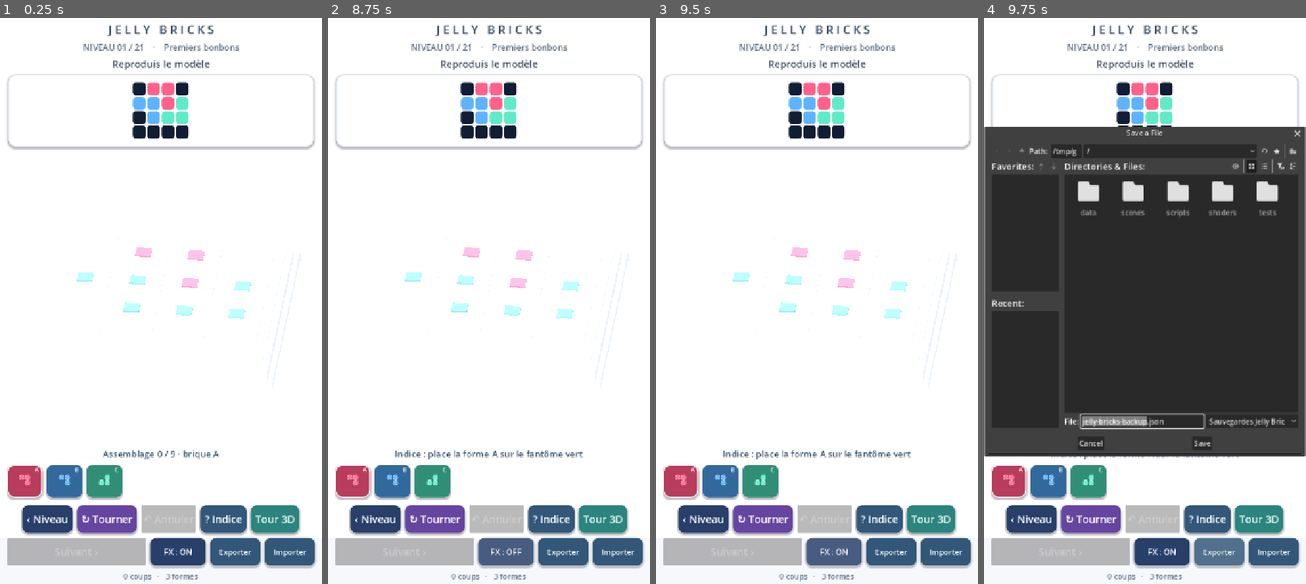
Above: before the commit, frames 1-4 (left to right).
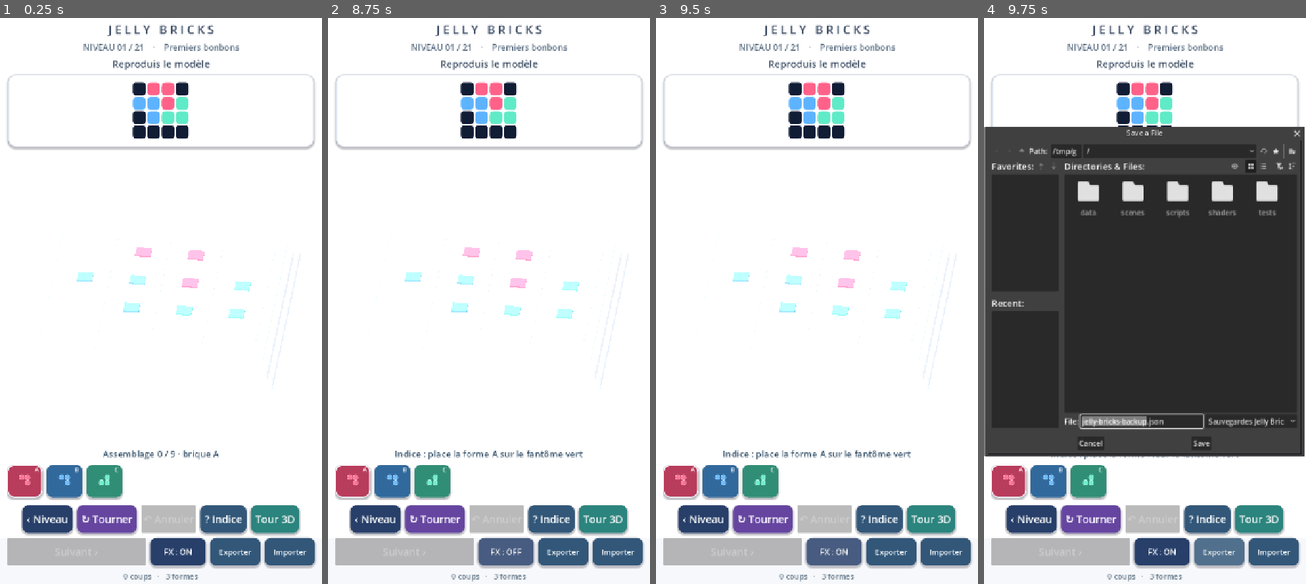
Above: after the commit, the same moments.

Repository: dbrckk/Jelly-bricks
Game: Godot game, scene res://scenes/main.tscn
Same seed, same stepped clock (60 frames per second), same inputs: the game is played once before the commit and once after it.
Inputs (mouse positions are in pixels of both pictures, inside the frame that each line leads up to):
- Up to frame 1 (0.25 s): no input
- Up to frame 2 (8.75 s): click (353, 482) at 0.52 s; click (392, 482) at 1.27 s; click (431, 482) at 2.02 s; click "‹ Niveau" at 2.75 s; click "↻ Tourner" at 3.5 s; click "? Indice" at 4.25 s; click "Tour 3D" at 5 s; click "↓ Poser" at 5.75 s; click "↶ Annuler" at 6.5 s; click "‹ Puzzles" at 7.25 s; click "FX : ON" at 8 s
- Up to frame 3 (9.5 s): click "FX : OFF" at 8.75 s
- Up to frame 4 (9.75 s): click "Exporter" at 9.5 s

Frames 1-3 are identical in both runs. In frame 4, 1.0% of the frame differs, in the area x 25-100%, y 19-78%.

Commit message:
fix(android): prevent studio 3D save loss with atomic recovery in 0.9.45
* fix(android): validate and atomically preserve studio 3D saves before gameplay feedback

* test(godot): recover malformed and tampered studio save without clobbering backup

* fix(test): escape intentional truncated JSON GDScript literal correctly

* build(android): bump Jelly Bricks studio recovery to 0.9.45

Diff:
--- a/native-godot/scripts/stack_mode.gd
+++ b/native-godot/scripts/stack_mode.gd
@@ -1062,6 +1062,15 @@
     _stop_motion()
     bricks.append(entry)
     _rebuild_occupancy()
+    # Persist the actual structural move before showing a successful landing.
+    # If storage is full or unavailable, do not mislead the player with
+    # a brick that will silently disappear on the next Android launch.
+    if not _save():
+        bricks.pop_back()
+        _rebuild_occupancy()
+        host._play_feedback("reject", 10)
+        _refresh_labels("Stockage indisponible · brique non posée")
+        return
     _refresh_caustics()
     var node := _build_piece(entry, false)
     node.position = _world_position(entry) + Vector3(0, .85, 0)
@@ -1087,7 +1096,6 @@
     # fixed-size CPU emitter pool rather than allocating extra effects.
     host.candy_fx.landing(_world_position(entry), Color(COLORS[selected_color]), true)
     host._play_feedback("place", 23)
-    _save()
     _refresh_preview()
     _apply_camera()
     _refresh_labels("Brique posée · continue la pile")
@@ -1146,16 +1154,23 @@
 func _undo() -> void:
     if bricks.is_empty():
         return
-    bricks.pop_back()
+    var removed: Dictionary = bricks.pop_back()
+    if not _save():
+        bricks.append(removed)
+        _refresh_labels("Stockage indisponible · annulation conservée")
+        return
     _rebuild()
-    _save()
     host._play_feedback("undo", 9)
     _refresh_labels("Dernière brique retirée")
 
 func _reset() -> void:
+    var previous: Array[Dictionary] = bricks.duplicate(true)
     bricks.clear()
+    if not _save():
+        bricks = previous
+        _refresh_labels("Stockage indisponible · atelier conservé")
+        return
     _rebuild()
-    _save()
     _refresh_labels("Atelier vide · commence une nouvelle pile")
 
 func _load_entries(raw: Variant) -> bool:
@@ -1192,15 +1207,29 @@
     bricks = verified
     return true
 
+## Validate the complete structure rather than trusting a parseable JSON
+## object with a 'schema' field. A bad primary must never supersede a good
+## secondary generation, including after an autosave following recovery.
+func _read_valid_studio_file(path: String) -> Dictionary:
+    if not FileAccess.file_exists(path):
+        return {}
+    var parser := JSON.new()
+    if parser.parse(FileAccess.get_file_as_string(path)) != OK \
+            or not parser.data is Dictionary:
+        return {}
+    var record: Dictionary = parser.data
+    if record.get("schema", -1) != 1:
+        return {}
+    var verified: Dictionary = SAVE_TRANSFER.validate_studio(
+        record.get("bricks", null))
+    return verified if verified.get("ok", false) else {}
+
 func _restore_or_seed() -> void:
-    # Recover an interrupted/corrupted primary file using the last verified
-    # generation before falling back to the authored starter sculpture.
+    # Retain a structurally verified backup if an Android process stops
+    # between the temporary write and the primary-file rename.
     for source in [SAVE_PATH, SAVE_PATH + ".bak"]:
-        if not FileAccess.file_exists(source):
-            continue
-        var raw: Variant = JSON.parse_string(FileAccess.get_file_as_string(source))
-        if raw is Dictionary and raw.get("schema", -1) == 1 \
-                and _load_entries(raw.get("bricks", [])):
+        var verified: Dictionary = _read_valid_studio_file(source)
+        if verified.get("ok", false) and _load_entries(verified["bricks"]):
             return
     _seed_showcase()
 
@@ -1257,11 +1286,26 @@
         return false
     f.store_string(JSON.stringify({"schema": 1, "bricks": bricks}))
     f.flush()
+    var write_error: Error = f.get_error()
     f.close()
-    if FileAccess.file_exists(SAVE_PATH):
-        DirAccess.copy_absolute(SAVE_PATH, SAVE_PATH + ".bak")
-    if DirAccess.rename_absolute(temporary, SAVE_PATH) != OK:
-        push_warning("Could not commit studio stack progress")
+    if write_error != OK:
+        DirAccess.remove_absolute(temporary)
+        push_warning("Could not flush studio stack progress: " + str(write_error))
+        return false
+    # Reject corrupt JSON AND physically impossible saved stacks: neither
+    # is safe to rotate into the only known-good .bak generation.
+    if FileAccess.file_exists(SAVE_PATH) \
+            and not _read_valid_studio_file(SAVE_PATH).is_empty():
+        var backup_error: Error = DirAccess.copy_absolute(
+            SAVE_PATH, SAVE_PATH + ".bak")
+        if backup_error != OK:
+            DirAccess.remove_absolute(temporary)
+            push_warning("Cannot preserve previous studio generation: " + str(backup_error))
+            return false
+    var swap_error: Error = DirAccess.rename_absolute(temporary, SAVE_PATH)
+    if swap_error != OK:
+        DirAccess.remove_absolute(temporary)
+        push_warning("Could not commit studio stack progress: " + str(swap_error))
         return false
     return true
 
--- a/native-godot/tests/validate.gd
+++ b/native-godot/tests/validate.gd
@@ -966,6 +966,68 @@
         push_error("Blank studio did not restore the original product framing")
         quit(1)
         return
+    # Regression: a crashed native write can leave malformed primary JSON.
+    # Recover the structurally valid backup and never rotate the broken
+    # primary over it on the first subsequent player action.
+    studio._seed_showcase()
+    if not studio._save():
+        push_error("Could not stage the real six-brick studio recovery fixture")
+        quit(1)
+        return
+    var studio_known_good: String = FileAccess.get_file_as_string(studio.SAVE_PATH)
+    var studio_baseline: String = JSON.stringify(studio._export_entries())
+    var verified_studio: Dictionary = studio._read_valid_studio_file(studio.SAVE_PATH)
+    if not verified_studio.get("ok", false) or verified_studio["bricks"].size() != 6:
+        push_error("Studio primary file did not pass strict structural validation")
+        quit(1)
+        return
+    var studio_backup: FileAccess = FileAccess.open(
+        studio.SAVE_PATH + ".bak", FileAccess.WRITE)
+    if studio_backup == null:
+        push_error("Cannot stage known-good studio backup")
+        quit(1)
+        return
+    studio_backup.store_string(studio_known_good)
+    studio_backup.close()
+    var studio_truncated: FileAccess = FileAccess.open(studio.SAVE_PATH, FileAccess.WRITE)
+    studio_truncated.store_string("{\"schema\":1,\"bricks\":[")
+    studio_truncated.close()
+    if not studio._read_valid_studio_file(studio.SAVE_PATH).is_empty():
+        push_error("Truncated studio save passed JSON validation")
+        quit(1)
+        return
+    studio.bricks.clear()
+    studio._restore_or_seed()
+    if JSON.stringify(studio._export_entries()) != studio_baseline \
+            or not studio._save() \
+            or FileAccess.get_file_as_string(studio.SAVE_PATH + ".bak") != studio_known_good:
+        push_error("Studio crash recovery lost bricks or overwrote safe backup")
+        quit(1)
+        return
+    # Also reject *parseable* JSON with a fabricated unsupported layer.
+    # It must not silently turn the player's personal sculpture into
+    # the default six-brick seed, which can resemble a valid saved scene.
+    var malformed_studio: Dictionary = JSON.parse_string(studio_known_good)
+    malformed_studio["bricks"][0]["layer"] = 8
+    var tampered_file: FileAccess = FileAccess.open(studio.SAVE_PATH, FileAccess.WRITE)
+    tampered_file.store_string(JSON.stringify(malformed_studio))
+    tampered_file.close()
+    if not studio._read_valid_studio_file(studio.SAVE_PATH).is_empty():
+        push_error("Impossible upper-layer Jelly was treated as valid studio progress")
+        quit(1)
+        return
+    studio.bricks.clear()
+    studio._restore_or_seed()
+    if JSON.stringify(studio._export_entries()) != studio_baseline \
+            or not studio._save() \
+            or FileAccess.get_file_as_string(studio.SAVE_PATH + ".bak") != studio_known_good \
+            or FileAccess.file_exists(studio.SAVE_PATH + ".tmp"):
+        push_error("Studio semantic backup recovery did not survive next autosave")
+        quit(1)
+        return
+    studio._rebuild()
+    studio._reset()
+    print("TEST: studio save restores valid backup after truncated or impossible JSON")
     print("TEST: animated gel material springs, grounded product stage, nine-layer auto framing")
     game._leave_stack_mode()
     if studio.active or studio.hud.visible or game.stack_mode_active \
Not shown, changed: native-godot/export_presets.cfg
